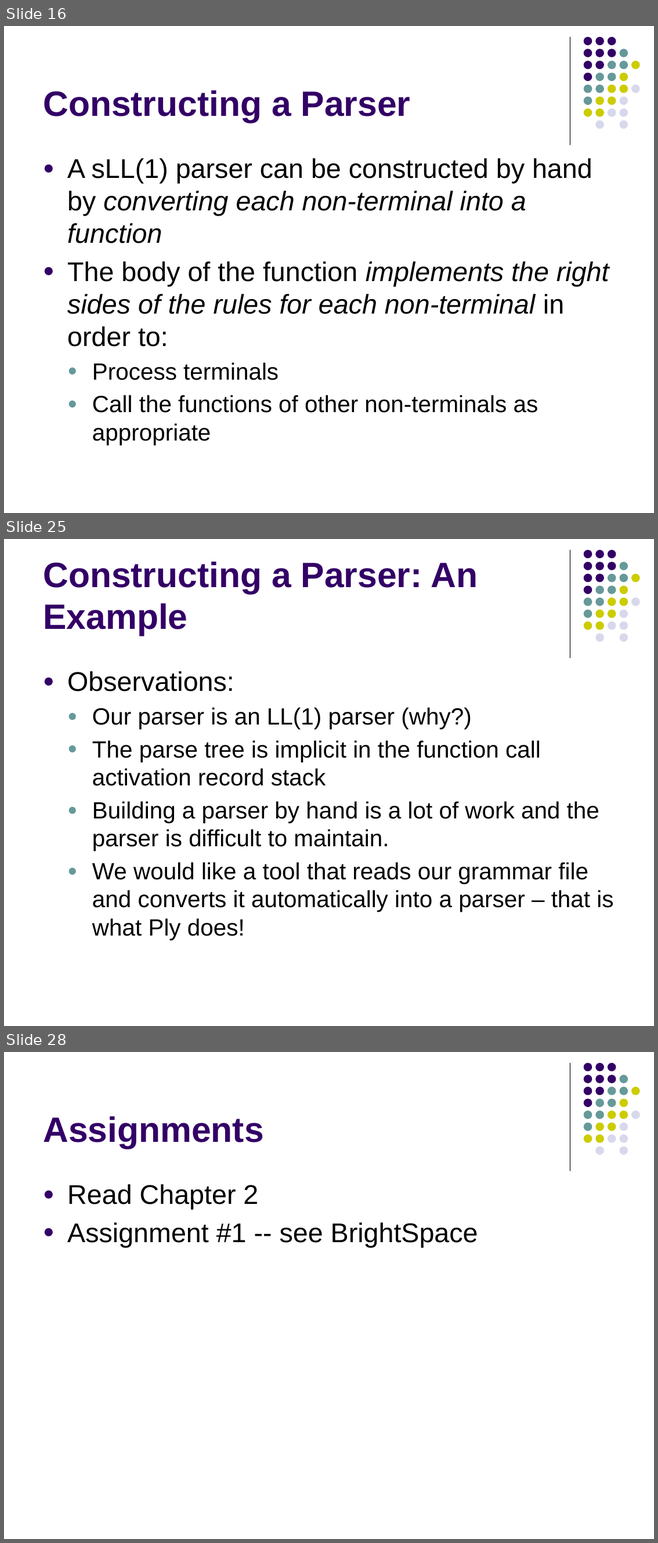
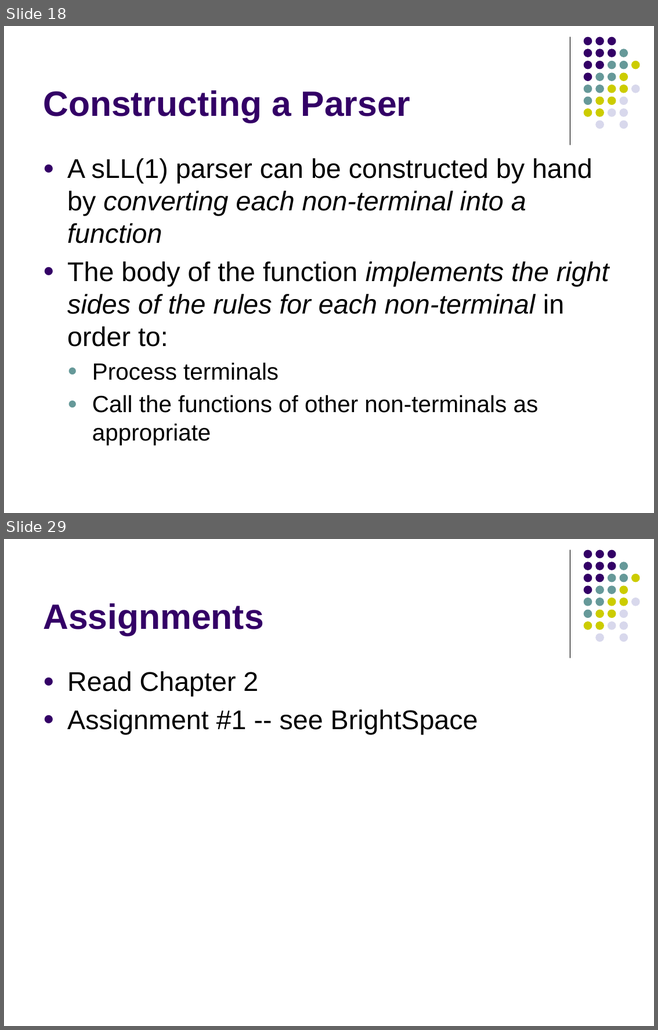
Before and after one commit to lutzhamel/CSC402, a slide deck: notes/csc402-ln002.pptx. Shown one above the other, each under a label of ours: slides 16, 25 and 28 before the commit, slides 18 and 29 after it; the slides between them are not shown. The pictures are 658x1543 and 658x1030 pixels, drawn with LibreOffice and Linux fonts; fonts in the diff are those of the drawing. Boxes give left, top, right and bottom in pixels: in the first picture for what was removed or moved away, otherwise in the second. Text is boxed around its words. In the diff, an @@ line names an element or a change of style, - is before the commit and + after.

```diff
--- a/notes/csc402-ln002.pptx
+++ b/notes/csc402-ln002.pptx
@@ slide 25 removed at [4, 539, 654, 1026], background #FFFFFF; not listed: 32 template elements that a slide beside it also shows @@
@@ title removed at [43, 562, 477, 636] @@
-Constructing a Parser: An Example
@@ text removed at [67, 671, 613, 940] @@
-● Observations:
-  ● Our parser is an LL(1) parser (why?)
-  ● The parse tree is implicit in the function call activation record stack
-  ● Building a parser by hand is a lot of work and the parser is difficult to maintain.
-  ● We would like a tool that reads our grammar file and converts it automatically into a parser – that is what Ply does!
@@ what was slide 16 is now slide 18 @@
@@ what was slide 28 is now slide 29 @@
```
Also in this commit, not shown: 15 slides changed, 6 slides added, 4 other slides removed, 4 other files.
